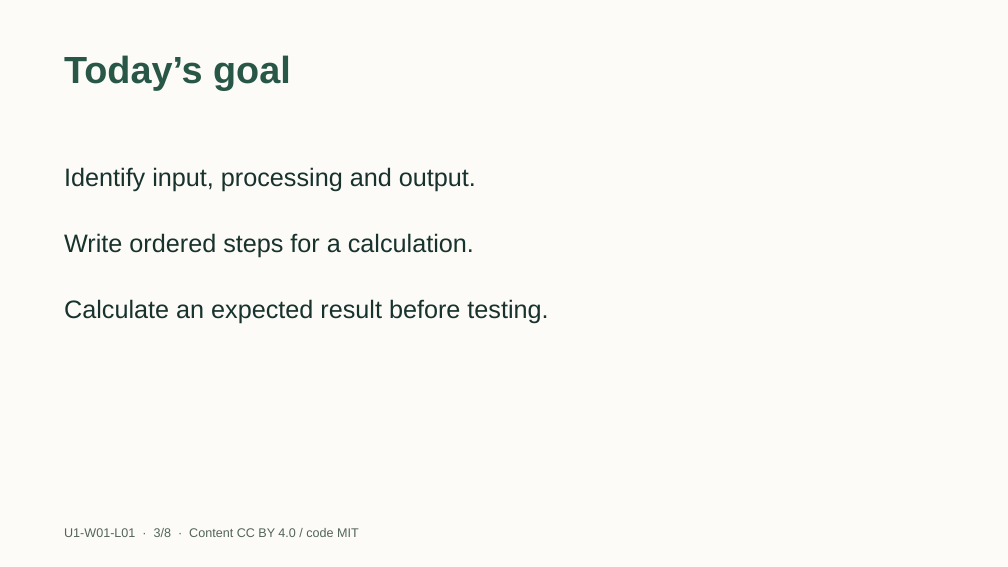
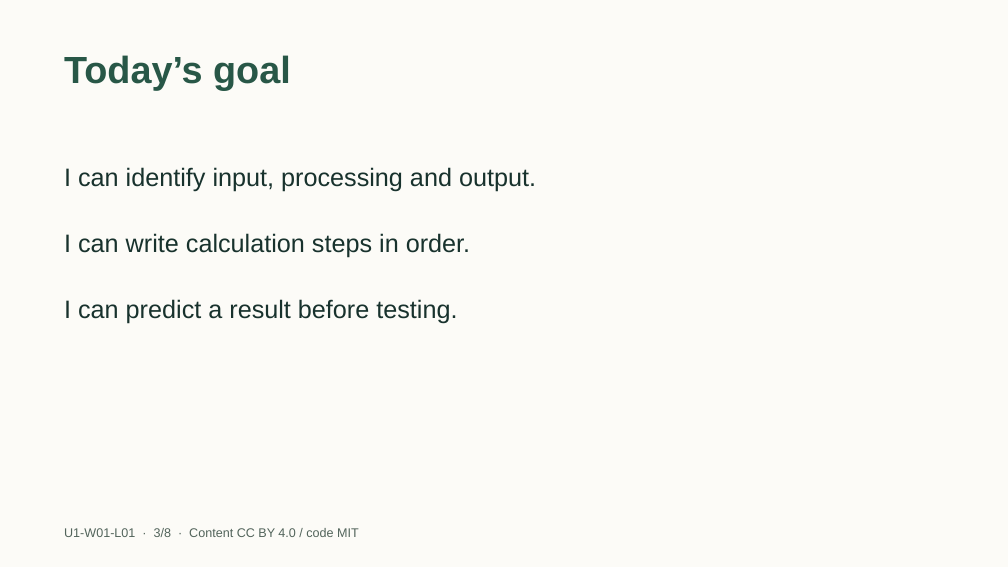
Before and after one commit to EdugenIO/cs-atar-textbook, a slide deck: slide 3 of dist/slides/u1-w01-l01.pptx. Drawn at 1008x567 pixels with LibreOffice and Linux fonts; fonts in the diff are those of the drawing. Boxes give left, top, right and bottom in pixels: in the first picture for what was removed or moved away, otherwise in the second. Text is boxed around its words. In the diff, an @@ line names an element or a change of style, - is before the commit and + after.

```diff
--- a/dist/slides/u1-w01-l01.pptx
+++ b/dist/slides/u1-w01-l01.pptx
@@ text at [64,167,536,192]: text changed @@
-Identify input, processing and output.
+I can identify input, processing and output.
@@ text at [64,233,470,258]: text changed @@
-Write ordered steps for a calculation.
+I can write calculation steps in order.
@@ text at [64,299,457,324]: text changed @@
-Calculate an expected result before testing.
+I can predict a result before testing.
```
Also in this commit, not shown: 4 other slides changed, 12 other files.
